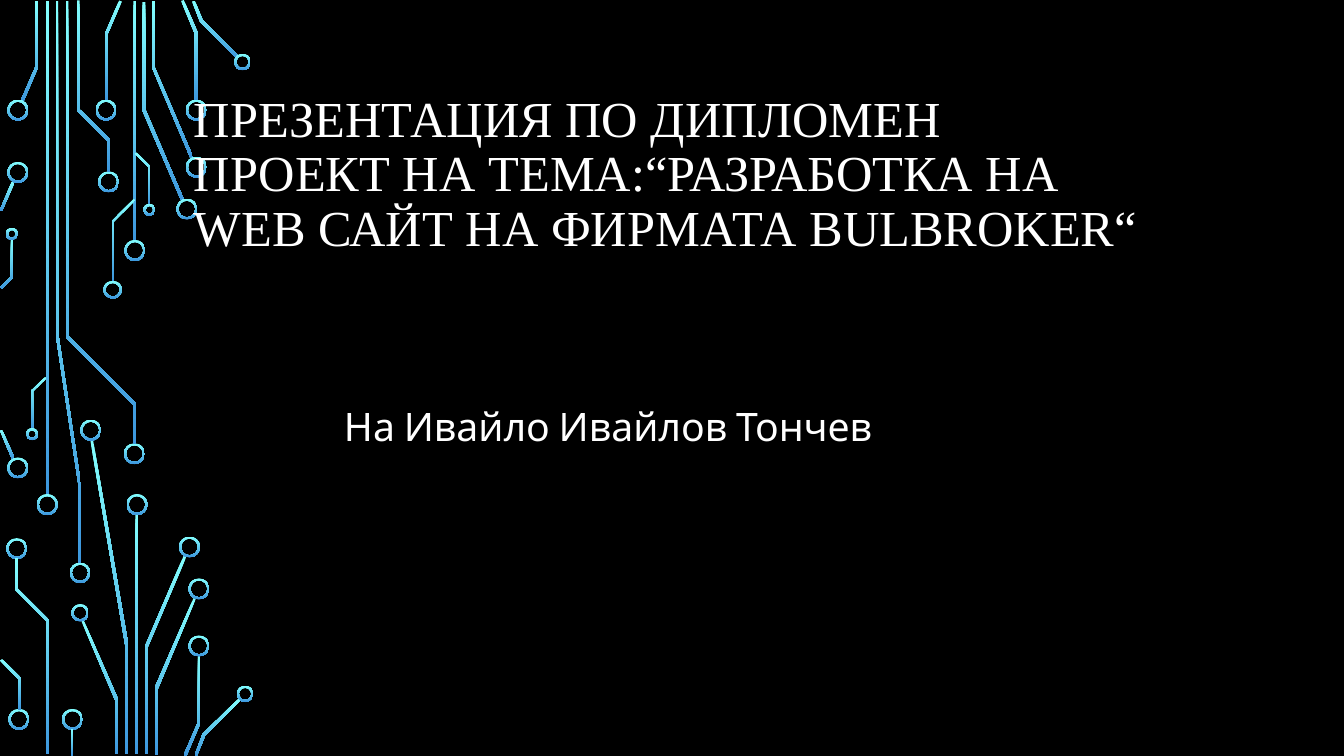
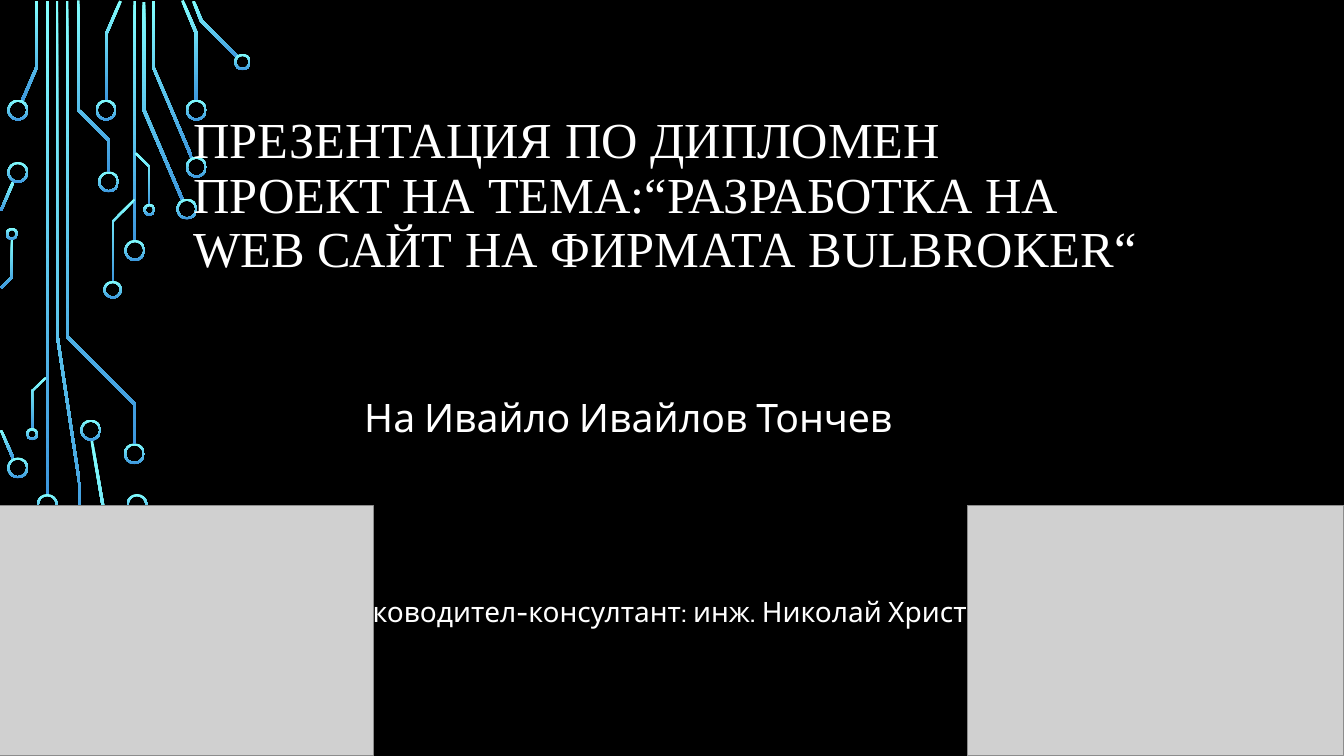
Before and after one commit to IvailoTonchev/DiplomenProekt, a slide deck: slide 1 of Презентация по дипломен проект.pptx. Drawn at 1344x756 pixels with LibreOffice and Linux fonts; fonts in the diff are those of the drawing; grey boxes stand for pictures; background and template pictures are left out. Boxes give left, top, right and bottom in pixels: in the first picture for what was removed or moved away, otherwise in the second. Text is boxed around its words. In the diff, an @@ line names an element or a change of style, - is before the commit and + after.

Commit message:
едит на презентация

```diff
--- a/Презентация по дипломен проект.pptx
+++ b/Презентация по дипломен проект.pptx
@@ title "ПРЕЗЕНТАЦИЯ ПО ДИПЛОМЕН ПРОЕКТ НА ...": place and size @@
-title "ПРЕЗЕНТАЦИЯ ПО ДИПЛОМЕН ПРОЕКТ НА ..." at bbox=[194, 97, 1137, 247]
+title "ПРЕЗЕНТАЦИЯ ПО ДИПЛОМЕН ПРОЕКТ НА ..." at bbox=[193, 119, 1137, 268]
@@ text "На Ивайло Ивайлов Тончев": place and size @@
-text "На Ивайло Ивайлов Тончев" at bbox=[344, 411, 872, 442]
+text "На Ивайло Ивайлов Тончев" at bbox=[364, 402, 892, 433]
@@ picture added at bbox=[0, 505, 373, 756] @@
@@ picture added at bbox=[968, 505, 1344, 756] @@
@@ group removed at bbox=[6, 536, 254, 754]: 12 freeform shapes @@
@@ text added at bbox=[336, 596, 999, 630], 20 pt, text #FFFFFF @@
+Ръководител-консултант: инж. Николай Христов
```
Also in this commit, not shown: 1 slide added.
